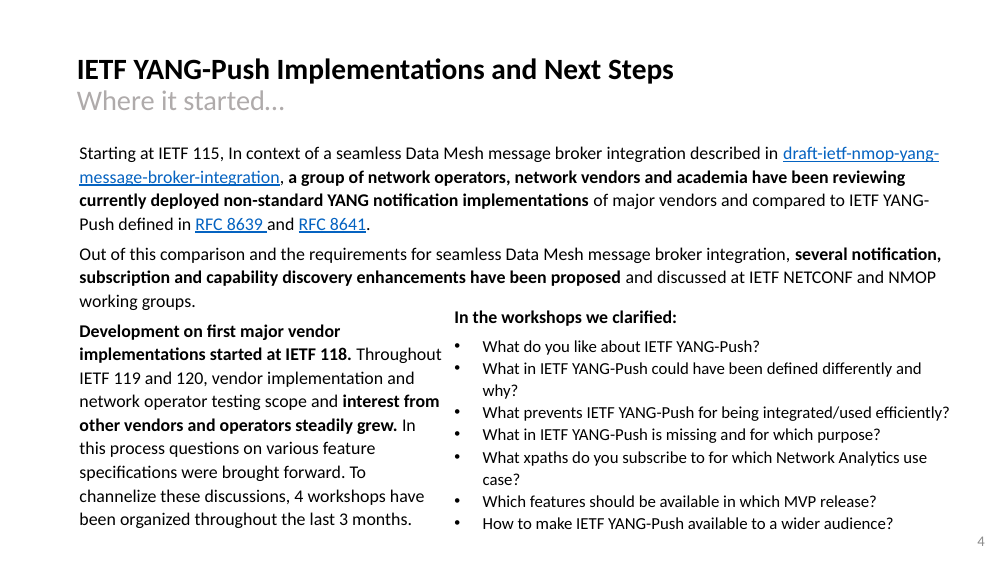
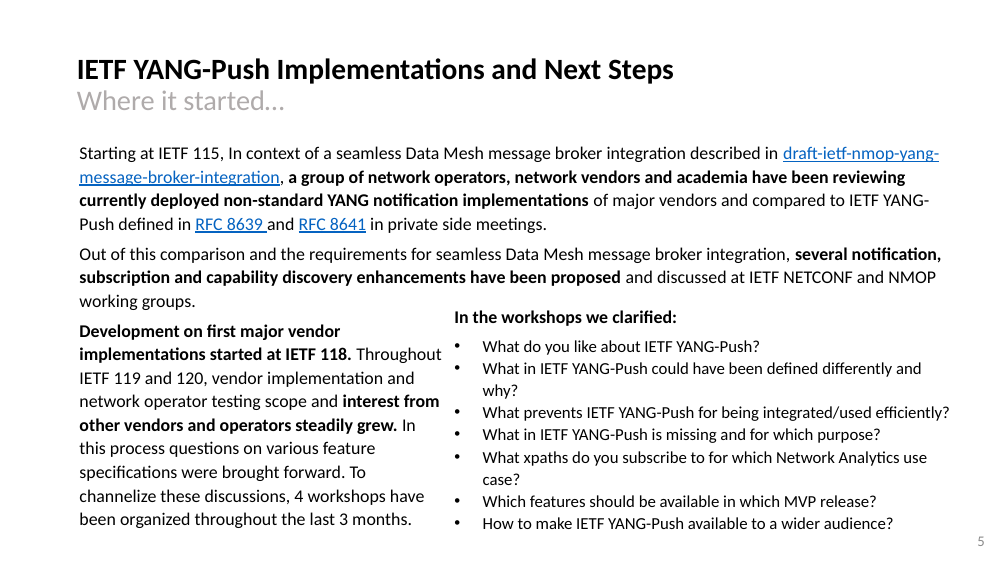
Before and after one commit to network-analytics/ietf-network-analytics-document-status, a slide deck: slide 5 of 122/NEMOPS/IAB NEMOPS - YANG-Push - Agile Incremental Driven Development.pptx (slide 4 before the commit). Drawn at 1008x567 pixels with LibreOffice and Linux fonts; fonts in the diff are those of the drawing. Boxes give left, top, right and bottom in pixels: in the first picture for what was removed or moved away, otherwise in the second. Text is boxed around its words. In the diff, an @@ line names an element or a change of style, - is before the commit and + after.

```diff
--- a/122/NEMOPS/IAB NEMOPS - YANG-Push - Agile Incremental Driven Development.pptx
+++ b/122/NEMOPS/IAB NEMOPS - YANG-Push - Agile Incremental Driven Development.pptx
@@ text at [79,146,939,233]: text changed @@
-Starting at IETF 115, In context of a seamless Data Mesh message broker integration described in draft-ietf-nmop-yang-message-broker-integration, a group of network operators, network vendors and academia have been reviewing currently deployed non-standard YANG notification implementations of major vendors and compared to IETF YANG-Push defined in RFC 8639 and RFC 8641.
+Starting at IETF 115, In context of a seamless Data Mesh message broker integration described in draft-ietf-nmop-yang-message-broker-integration, a group of network operators, network vendors and academia have been reviewing currently deployed non-standard YANG notification implementations of major vendors and compared to IETF YANG-Push defined in RFC 8639 and RFC 8641 in private side meetings.
@@ page number at [977,536,984,546]: text changed @@
-4
+5
```
Also in this commit, not shown: 2 other slides changed, 1 slide added, 1 other file.
